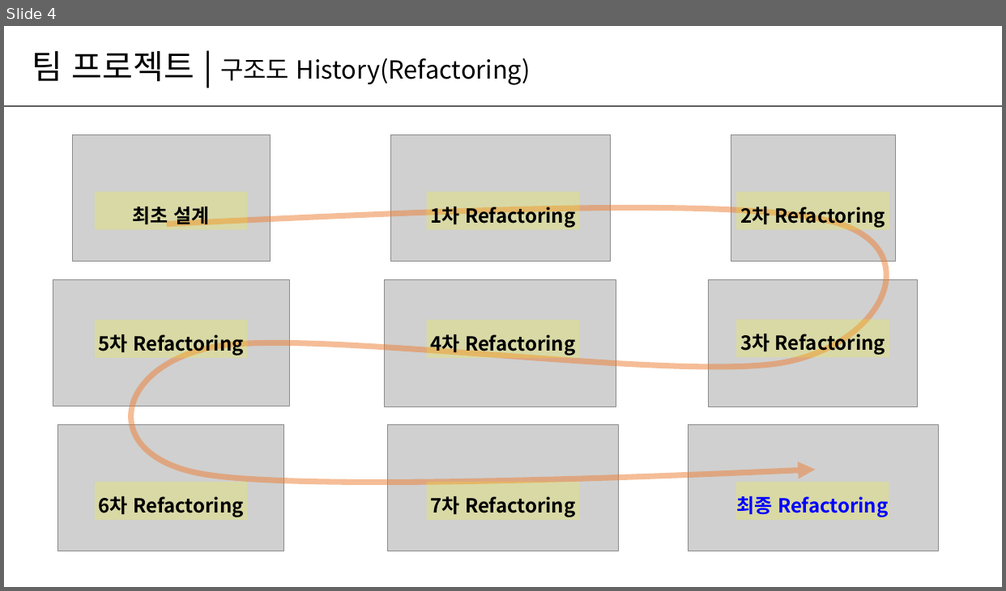
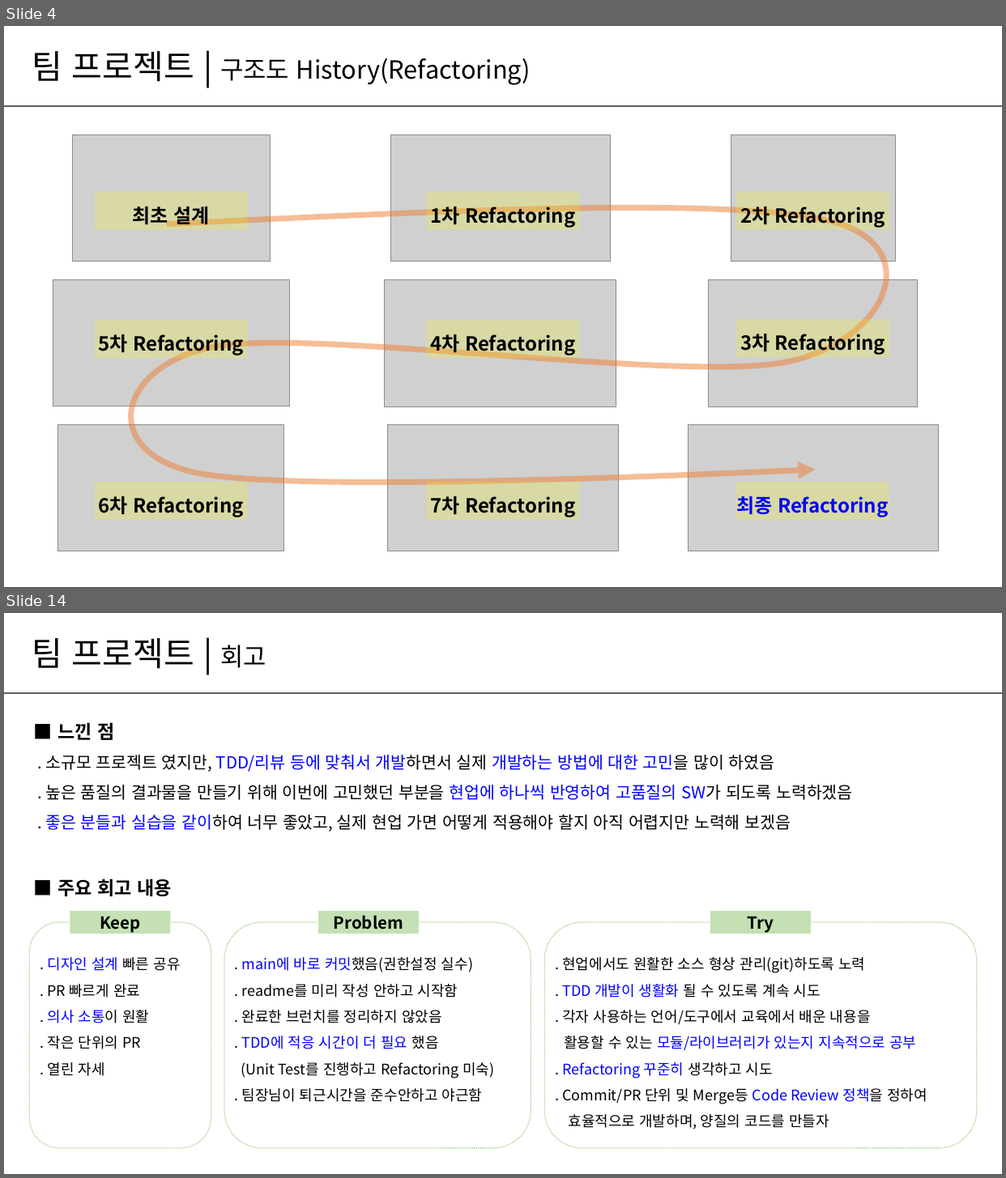
Before and after one commit to wjoongkim/Easy, a slide deck: 팀프로젝트_Easy팀_발표.pptx. Shown one above the other, each under a label of ours: slide 4 before the commit, slides 4 and 14 after it; the slides between them are not shown. The pictures are 1006x591 and 1006x1178 pixels, drawn with LibreOffice and Linux fonts; fonts in the diff are those of the drawing; grey boxes stand for pictures. Boxes give left, top, right and bottom in pixels: in the first picture for what was removed or moved away, otherwise in the second. Text is boxed around its words. In the diff, an @@ line names an element or a change of style, - is before the commit and + after.

Commit message:
발표 내용 설명해주신 내용 반영했습니다.
의견 주신 내용을 반영했습니다.
확인 부탁드립니다.

```diff
--- a/팀프로젝트_Easy팀_발표.pptx
+++ b/팀프로젝트_Easy팀_발표.pptx
@@ slide 14 added at (4,613,1002,1174), background #FFFFFF @@
@@ text added at (32,638,266,669), 32 pt, text #000000 @@
+팀 프로젝트 | 회고
@@ line added from (4, 693) to (1002, 693), #5F5F5F 2 pt @@
@@ text added at (46,722,852,832), 16 pt, text #000000 @@
+■ 느낀 점
+. 소규모 프로젝트 였지만, TDD/리뷰 등에 맞춰서 개발하면서 실제 개발하는 방법에 대한 고민을 많이 하였음
+. 높은 품질의 결과물을 만들기 위해 이번에 고민했던 부분을 현업에 하나씩 반영하여 고품질의 SW가 되도록 노력하겠음
+. 좋은 분들과 실습을 같이하여 너무 좋았고, 실제 현업 가면 어떻게 적용해야 할지 아직 어렵지만 노력해 보겠음
@@ text added at (57,879,172,897), 18 pt, text #000000, bold @@
+■ 주요 회고 내용
@@ rounded rectangle added at (29,922,211,1148), outline #A9D18E 1 pt dashed @@
@@ rectangle added at (70,911,170,934), fill #C5E0B4, 16 pt, text #000000, bold @@
+Keep
@@ rounded rectangle added at (224,922,531,1148), outline #A9D18E 1 pt dashed @@
@@ rectangle added at (318,911,419,934), fill #C5E0B4, 16 pt, text #000000, bold @@
+Problem
@@ rounded rectangle added at (544,922,977,1148), outline #A9D18E 1 pt dashed @@
@@ rectangle added at (710,911,811,934), fill #C5E0B4, 16 pt, text #000000, bold @@
+Try
@@ text added at (47,957,181,1076), 14 pt, text #000000 @@
+. 디자인 설계 빠른 공유
+. PR 빠르게 완료
+. 의사 소통이 원활
+. 작은 단위의 PR
+. 열린 자세
@@ text added at (241,957,494,1102), 14 pt, text #000000 @@
+. main에 바로 커밋했음(권한설정 실수)
+. readme를 미리 작성 안하고 시작함
+. 완료한 브런치를 정리하지 않았음
+. TDD에 적응 시간이 더 필요 했음
+(Unit Test를 진행하고 Refactoring 미숙)
+. 팀장님이 퇴근시간을 준수안하고 야근함
@@ text added at (562,957,927,1130), 14 pt, text #000000 @@
+. 현업에서도 원활한 소스 형상 관리(git)하도록 노력
+. TDD 개발이 생활화 될 수 있도록 계속 시도
+. 각자 사용하는 언어/도구에서 교육에서 배운 내용을
+활용할 수 있는 모듈/라이브러리가 있는지 지속적으로 공부
+. Refactoring 꾸준히 생각하고 시도
+. Commit/PR 단위 및 Merge등 Code Review 정책을 정하여
+효율적으로 개발하며, 양질의 코드를 만들자
```
Also in this commit, not shown: 12 slides changed.
